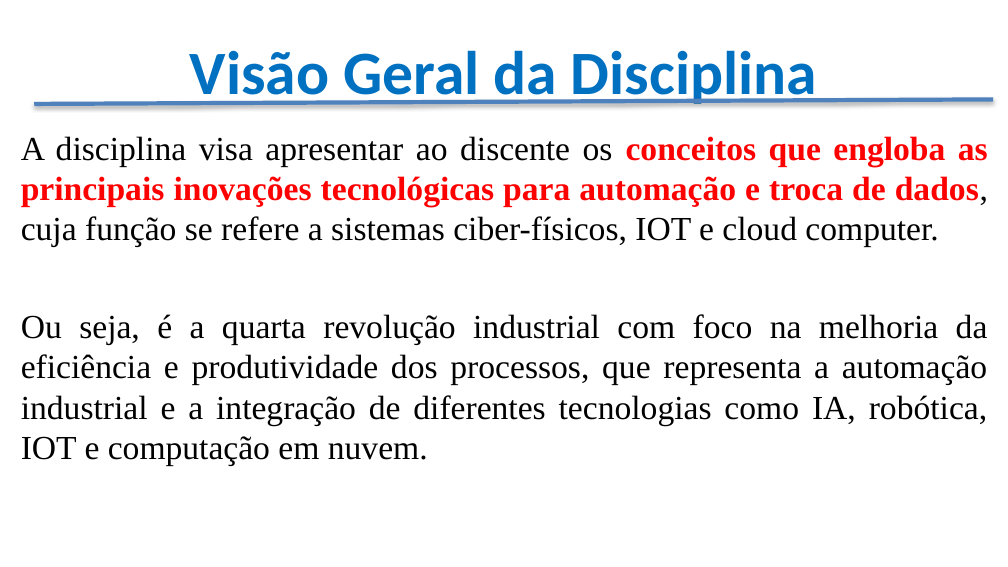
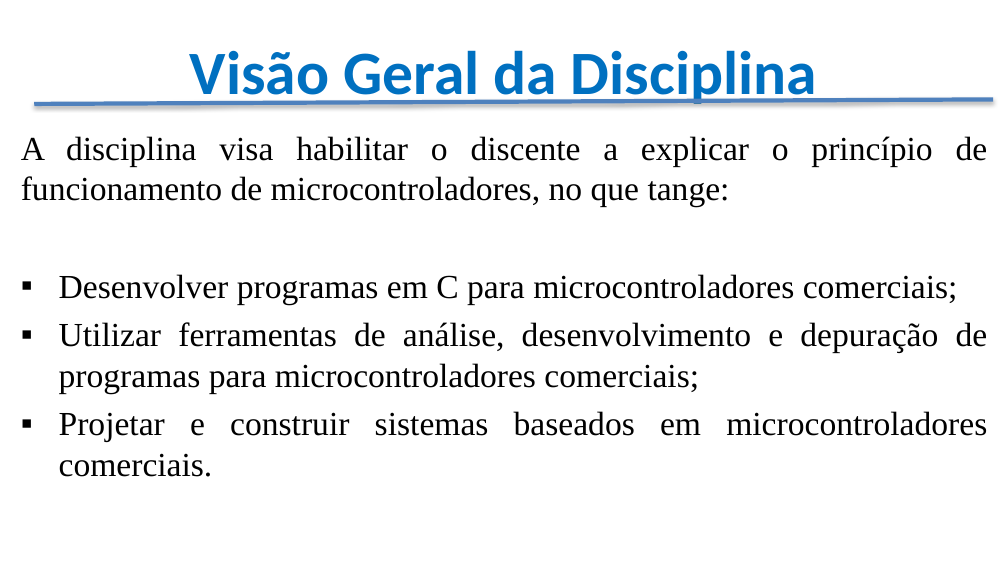
Before and after one commit to CloudEducationBrazil/WydenArea1ProgramacaoMicrocontroladores, a slide deck: slide 4 of Apresentação - Programação Microcontroladores.pptx. Drawn at 1008x567 pixels with LibreOffice and Linux fonts; fonts in the diff are those of the drawing; background and template pictures are left out. Boxes give left, top, right and bottom in pixels: in the first picture for what was removed or moved away, otherwise in the second. Text is boxed around its words. In the diff, an @@ line names an element or a change of style, - is before the commit and + after.

Commit message:
Apresentação da disciplina Microcontroladores.

```diff
--- a/Apresentação - Programação Microcontroladores.pptx
+++ b/Apresentação - Programação Microcontroladores.pptx
@@ text at [21, 136, 988, 477]: text changed @@
-A disciplina visa apresentar ao discente os conceitos que engloba as principais inovações tecnológicas para automação e troca de dados, cuja função se refere a sistemas ciber-físicos, IOT e cloud computer.
-Ou seja, é a quarta revolução industrial com foco na melhoria da eficiência e produtividade dos processos, que representa a automação industrial e a integração de diferentes tecnologias como IA, robótica, IOT e computação em nuvem.
+A disciplina visa habilitar o discente a explicar o princípio de funcionamento de microcontroladores, no que tange:
+▪ Desenvolver programas em C para microcontroladores comerciais;
+▪ Utilizar ferramentas de análise, desenvolvimento e depuração de programas para microcontroladores comerciais;
+▪ Projetar e construir sistemas baseados em microcontroladores comerciais.
```
Also in this commit, not shown: 11 other slides changed, 7 slides added, 2 slides removed.
